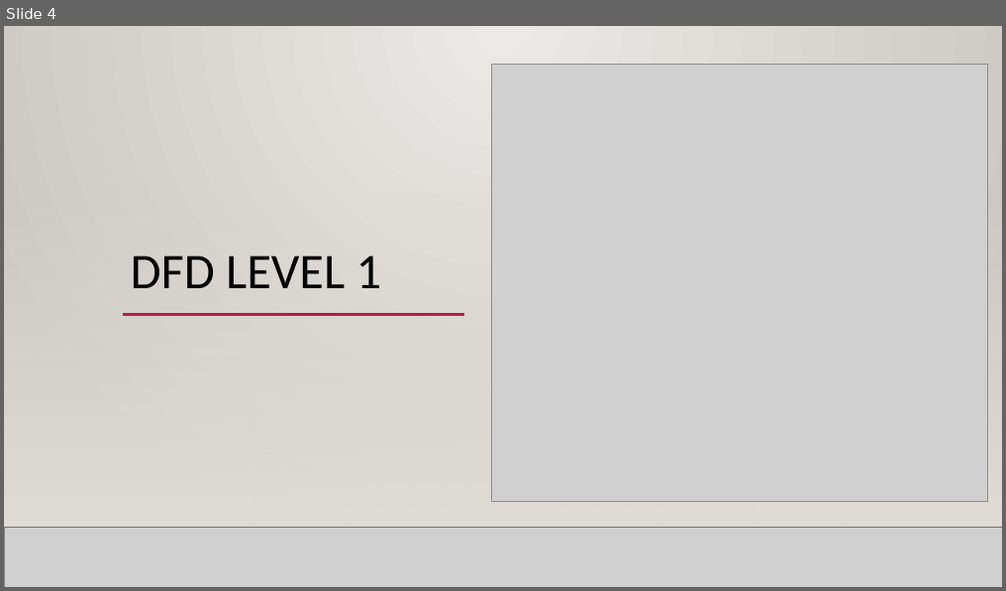
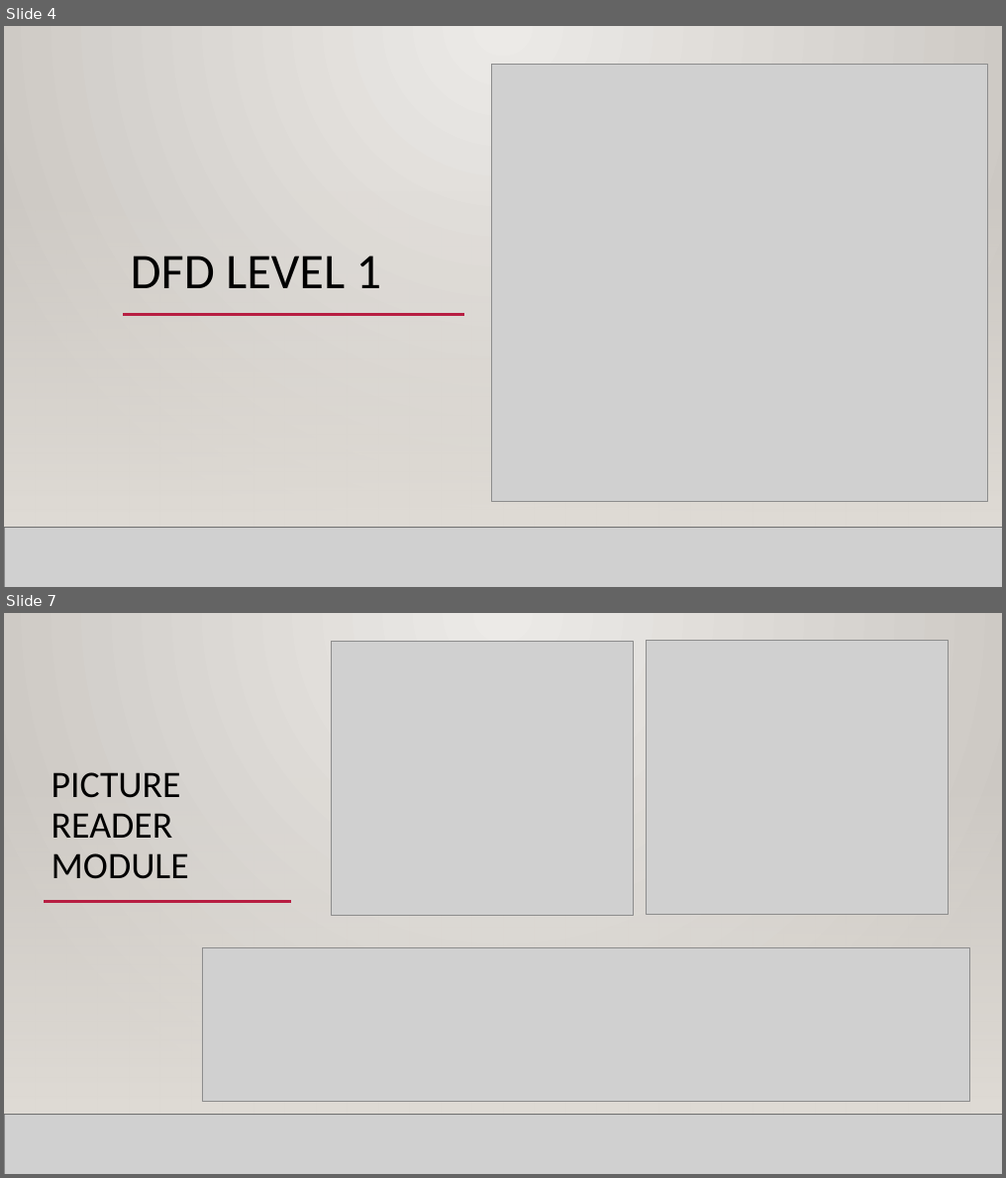
Before and after one commit to Ssumday/Solvedoku, a slide deck: Presentation .pptx. Shown one above the other, each under a label of ours: slide 4 before the commit, slides 4 and 7 after it; the slides between them are not shown. The pictures are 1006x591 and 1006x1178 pixels, drawn with LibreOffice and Linux fonts; fonts in the diff are those of the drawing; grey boxes stand for pictures; background and template pictures are left out. Boxes give left, top, right and bottom in pixels: in the first picture for what was removed or moved away, otherwise in the second. Text is boxed around its words. In the diff, an @@ line names an element or a change of style, - is before the commit and + after.

Commit message:
PR Module PP Added

```diff
--- a/Presentation .pptx
+++ b/Presentation .pptx
@@ slide 7 added at [4,613,1002,1174], background gradient #ECEAE7 to #CAC7C1; not listed: 3 template elements that a slide beside it also shows @@
@@ rectangle added at [4,613,1002,1174], fill gradient #ECEAE7 to #CAC7C1 @@
@@ picture added at [331,641,634,916] @@
@@ picture added at [647,640,948,914] @@
@@ rectangle added at [4,778,1002,1115], fill gradient #DFDBD5 @@
@@ rectangle added at [4,778,1002,1115], fill gradient #DFDBD5 @@
@@ title added at [52,772,189,879], 36 pt, text #000000 @@
+PICTURE READER MODULE
@@ line added from (44, 902) to (291, 902), #B71E42 2.5 pt @@
@@ line added from (202, 902) to (909, 902), #B71E42 2.5 pt @@
@@ picture added at [202,949,969,1103] @@
@@ line added from (4, 1115) to (1002, 1115), #000001 1 pt @@
@@ picture added at [4,1115,1002,1174] @@
@@ line added from (4, 1115) to (1002, 1115), #000001 1 pt @@
```
Also in this commit, not shown: 3 other slides added, 2 other files.
